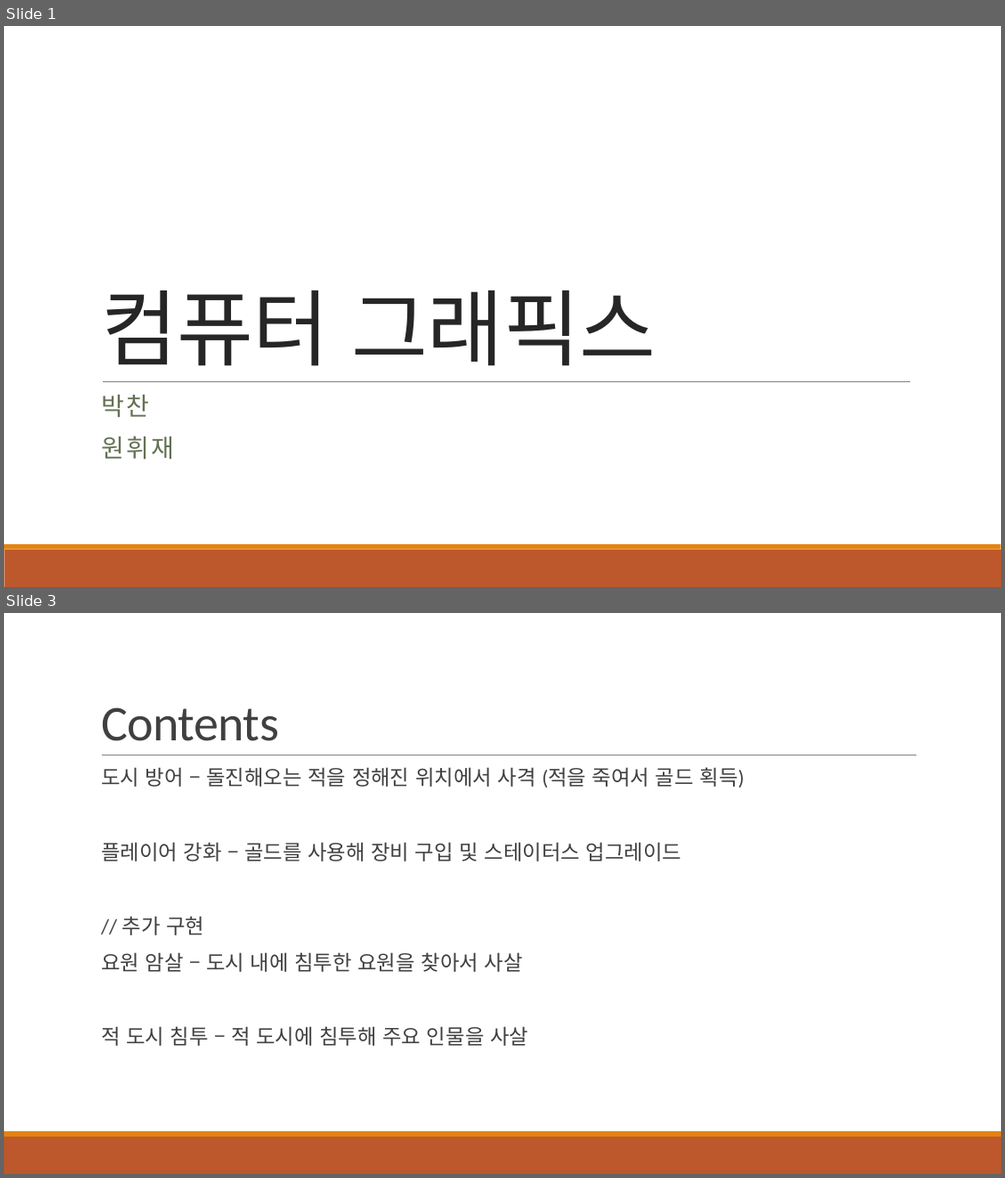
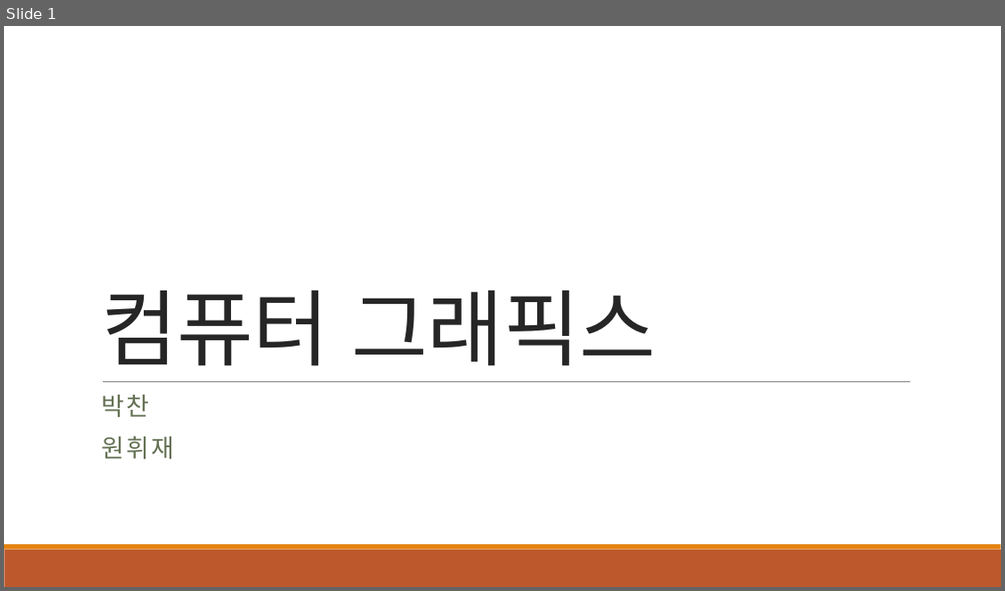
Before and after one commit to pcremnant/Computer-Graphics-Term-Project, a slide deck: ComputerGraphics TermProject.pptx. Shown one above the other, each under a label of ours: slides 1 and 3 before the commit, slide 1 after it; the slides between them are not shown. The pictures are 1005x1178 and 1005x591 pixels, drawn with LibreOffice and Linux fonts; fonts in the diff are those of the drawing. Boxes give left, top, right and bottom in pixels: in the first picture for what was removed or moved away, otherwise in the second. Text is boxed around its words. In the diff, an @@ line names an element or a change of style, - is before the commit and + after.

```diff
--- a/ComputerGraphics TermProject.pptx
+++ b/ComputerGraphics TermProject.pptx
@@ slide 3 removed at bbox=[4, 613, 1001, 1174], background #FFFFFF; not listed: 2 template elements that a slide beside it also shows @@
@@ title removed at bbox=[101, 707, 279, 741] @@
-Contents
@@ text removed at bbox=[101, 767, 744, 1046] @@
-  도시 방어 – 돌진해오는 적을 정해진 위치에서 사격 (적을 죽여서 골드 획득)
-  플레이어 강화 – 골드를 사용해 장비 구입 및 스테이터스 업그레이드
-  // 추가 구현
-  요원 암살 – 도시 내에 침투한 요원을 찾아서 사살
-  적 도시 침투 – 적 도시에 침투해 주요 인물을 사살
@@ line removed from (102, 755) to (917, 755) @@
```
Also in this commit, not shown: 2 slides changed, 2 slides added.
